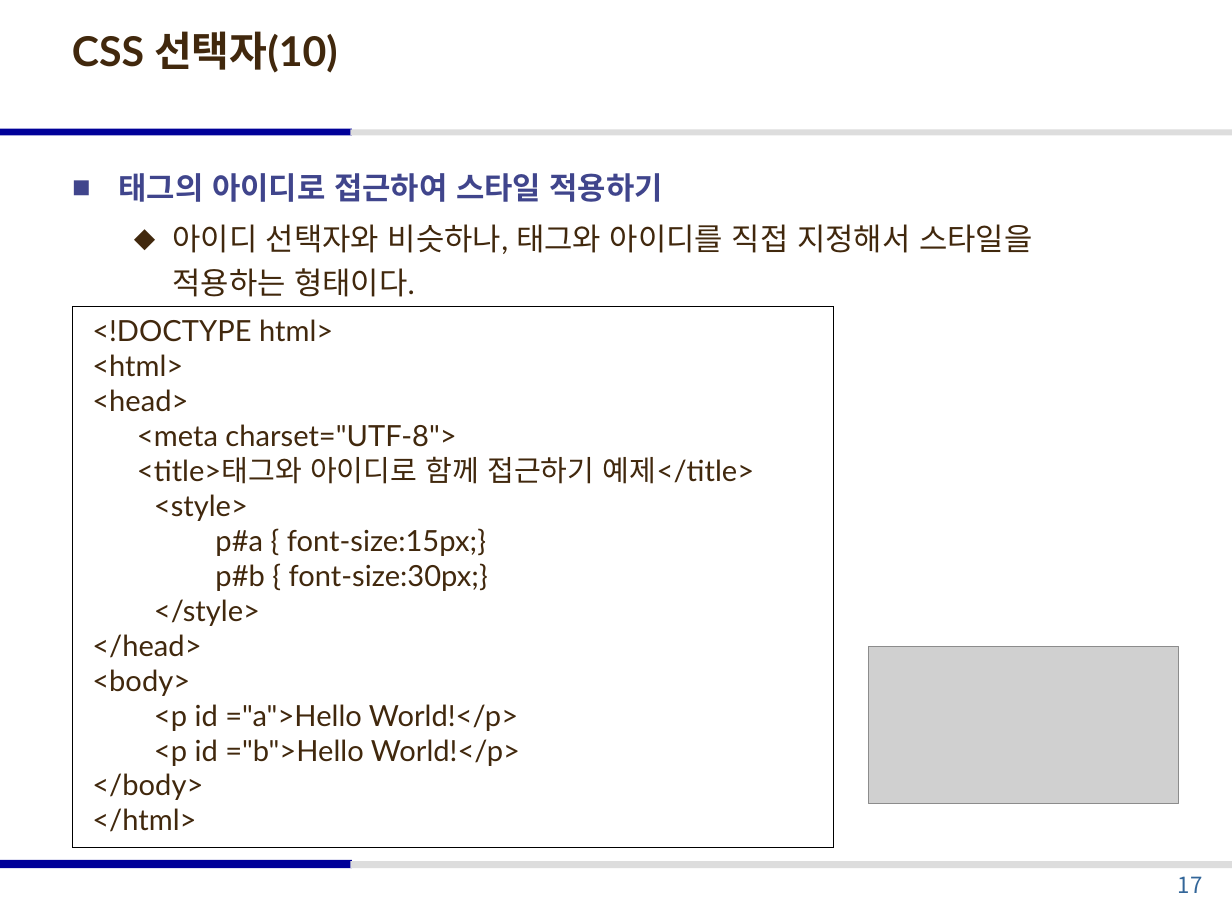
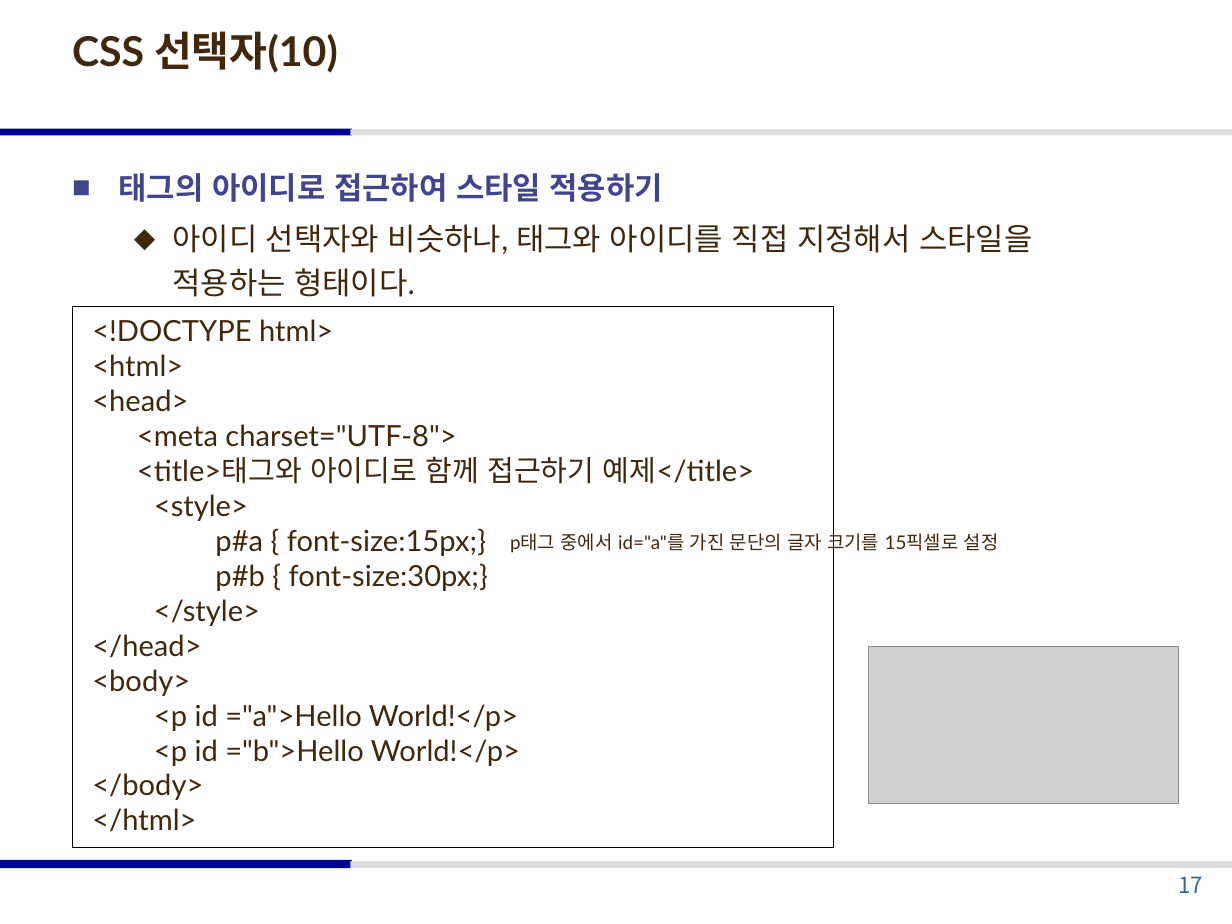
Before and after one commit to ilikecyberpunk/2-, a slide deck: slide 17 of 1학기/웹 프로그래밍/2026_웹 프로그래밍_part3.pptx. Drawn at 1232x924 pixels with LibreOffice and Linux fonts; fonts in the diff are those of the drawing; grey boxes stand for pictures. Boxes give left, top, right and bottom in pixels: in the first picture for what was removed or moved away, otherwise in the second. Text is boxed around its words. In the diff, an @@ line names an element or a change of style, - is before the commit and + after.

```diff
--- a/1학기/웹 프로그래밍/2026_웹 프로그래밍_part3.pptx
+++ b/1학기/웹 프로그래밍/2026_웹 프로그래밍_part3.pptx
@@ text added at [510,530,999,555], 11 pt, text #41280D @@
+p태그 중에서 id="a"를 가진 문단의 글자 크기를 15픽셀로 설정
```
Also in this commit, not shown: 1 other slide changed, 17 other files.
